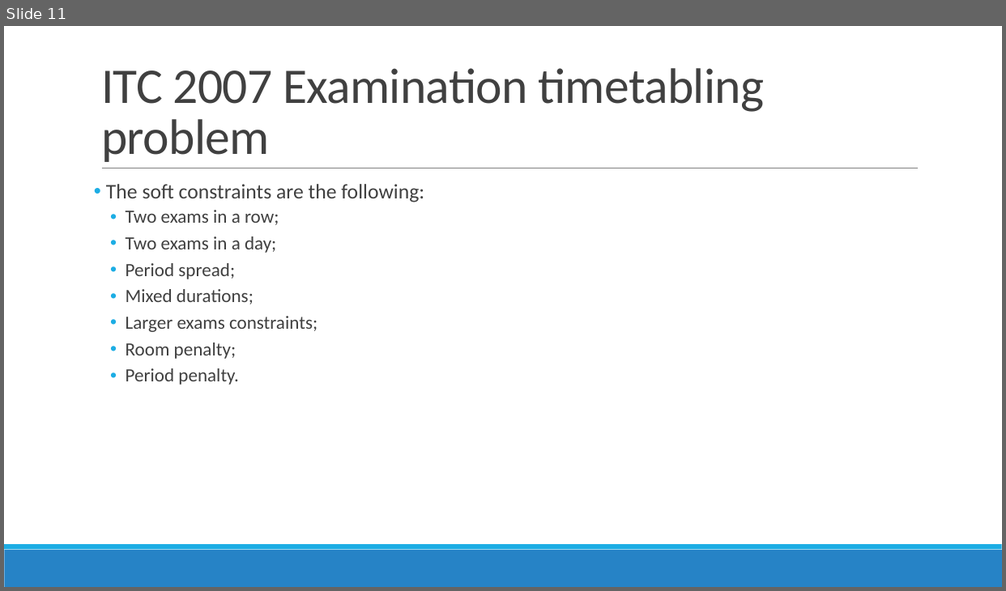
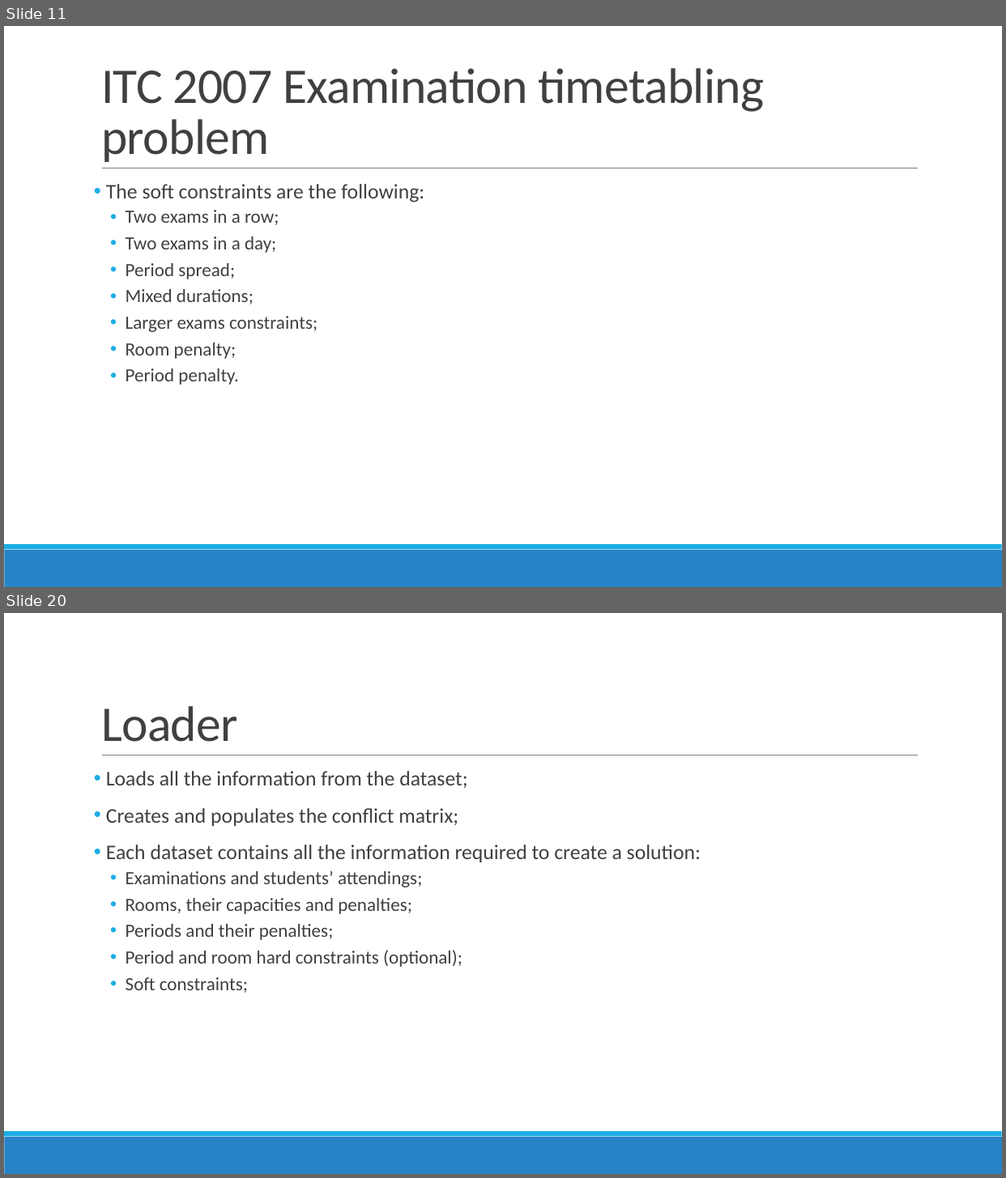
Before and after one commit to devilsdante/isel-examtimetabling-2014-2015, a slide deck: doc/Apresentação Oral/Examination Timetabling Automation using Hybrid Meta-heuristics.pptx. Shown one above the other, each under a label of ours: slide 11 before the commit, slides 11 and 20 after it; the slides between them are not shown. The pictures are 1006x591 and 1006x1178 pixels, drawn with LibreOffice and Linux fonts; fonts in the diff are those of the drawing. Boxes give left, top, right and bottom in pixels: in the first picture for what was removed or moved away, otherwise in the second. Text is boxed around its words. In the diff, an @@ line names an element or a change of style, - is before the commit and + after.

```diff
--- a/doc/Apresentação Oral/Examination Timetabling Automation using Hybrid Meta-heuristics.pptx
+++ b/doc/Apresentação Oral/Examination Timetabling Automation using Hybrid Meta-heuristics.pptx
@@ slide 20 added at bbox=[4, 613, 1002, 1174], background #FFFFFF; not listed: 3 template elements that a slide beside it also shows @@
@@ title added at bbox=[101, 706, 238, 742], 48 pt, text #404040 @@
+Loader
@@ text added at bbox=[106, 771, 701, 993], 18 pt, text #404040 @@
+• Loads all the information from the dataset;
+• Creates and populates the conflict matrix;
+• Each dataset contains all the information required to create a solution:
+  • Examinations and students’ attendings;
+  • Rooms, their capacities and penalties;
+  • Periods and their penalties;
+  • Period and room hard constraints (optional);
+  • Soft constraints;
```
Also in this commit, not shown: 1 slide changed, 10 other slides added, 1 slide removed, 1 other file.
